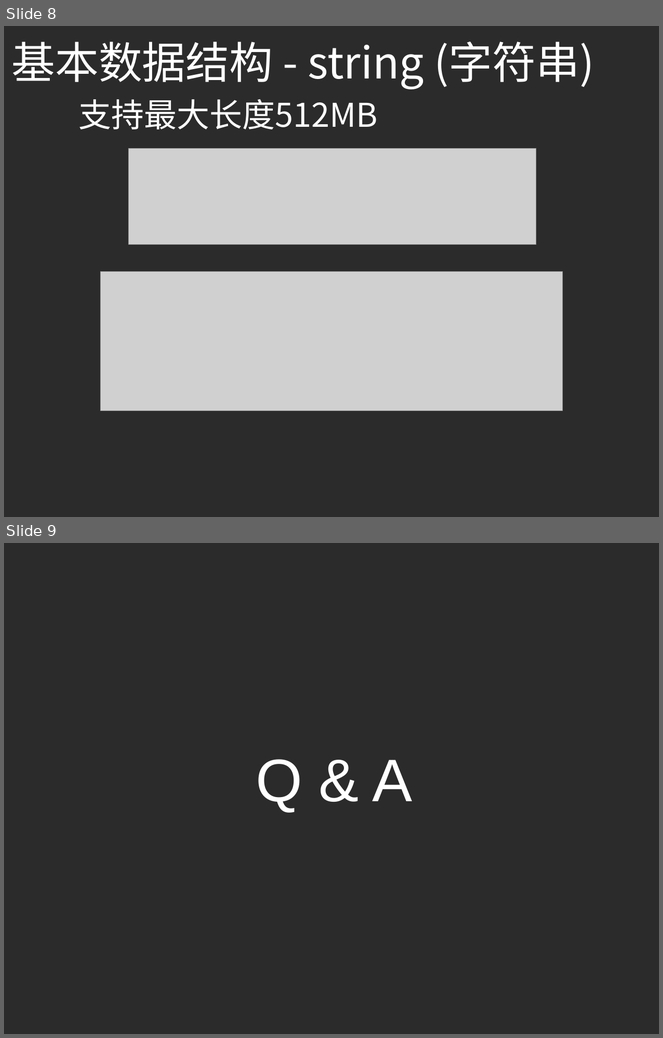
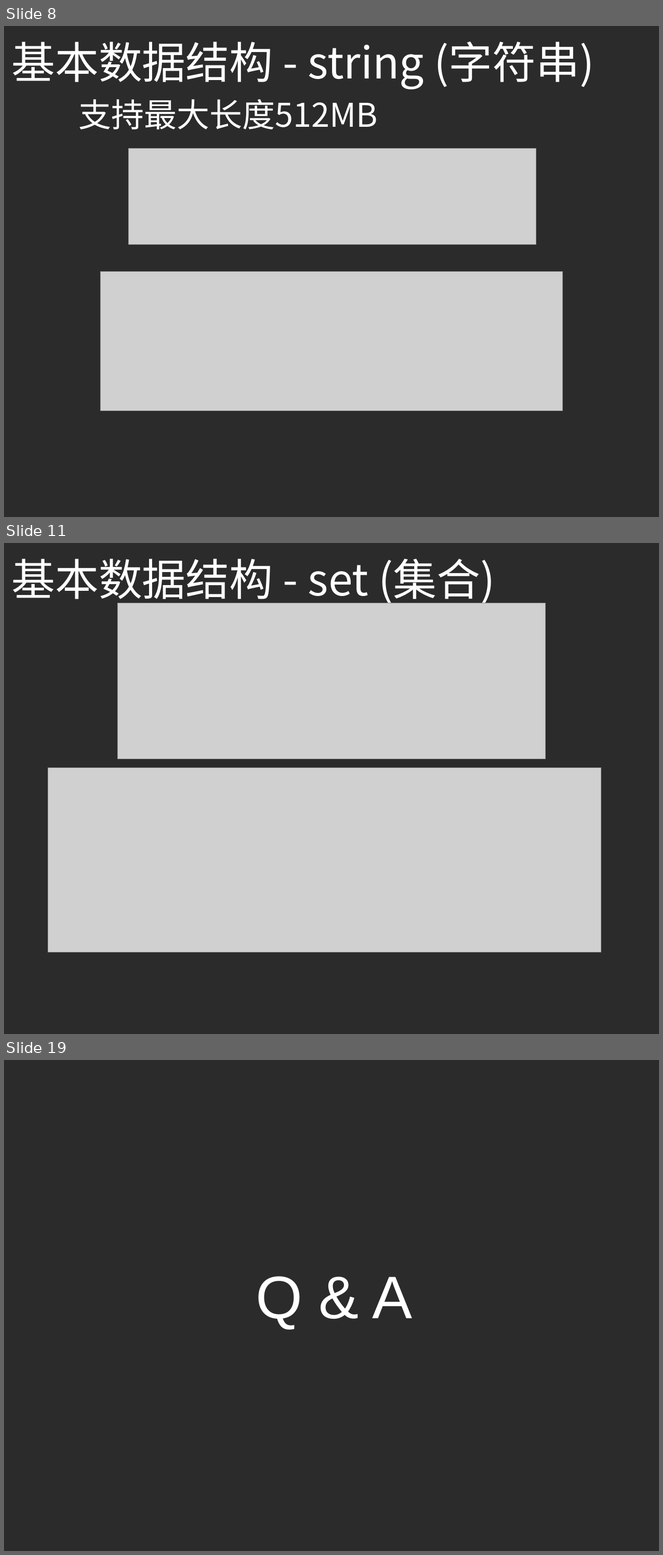
Before and after one commit to yellowb/redis-application-sharing, a slide deck: doc/SD_EP01_Redis_Adv_Application.pptx. Shown one above the other, each under a label of ours: slides 8 and 9 before the commit, slides 8, 11 and 19 after it; the slides between them are not shown. The pictures are 663x1038 and 663x1555 pixels, drawn with LibreOffice and Linux fonts; fonts in the diff are those of the drawing; grey boxes stand for pictures; background and template pictures are left out; a plain dark background stands for a picture behind light text. Boxes give left, top, right and bottom in pixels: in the first picture for what was removed or moved away, otherwise in the second. Text is boxed around its words. In the diff, an @@ line names an element or a change of style, - is before the commit and + after.

```diff
--- a/doc/SD_EP01_Redis_Adv_Application.pptx
+++ b/doc/SD_EP01_Redis_Adv_Application.pptx
@@ slide 11 added at [4,543,659,1034], background picture (left out) @@
@@ text added at [11,559,495,606], 48 pt, text #FFFFFF @@
+基本数据结构 - set (集合)
@@ picture added at [117,603,546,759] @@
@@ picture added at [48,768,601,953] @@
@@ what was slide 9 is now slide 19 @@
```
Also in this commit, not shown: 9 other slides added.
